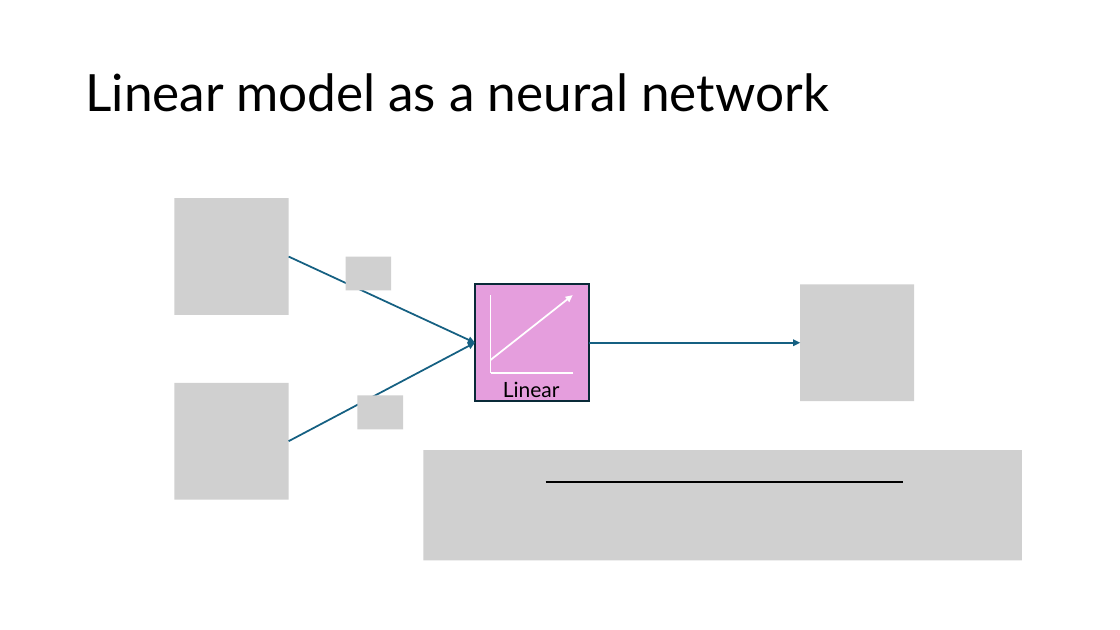
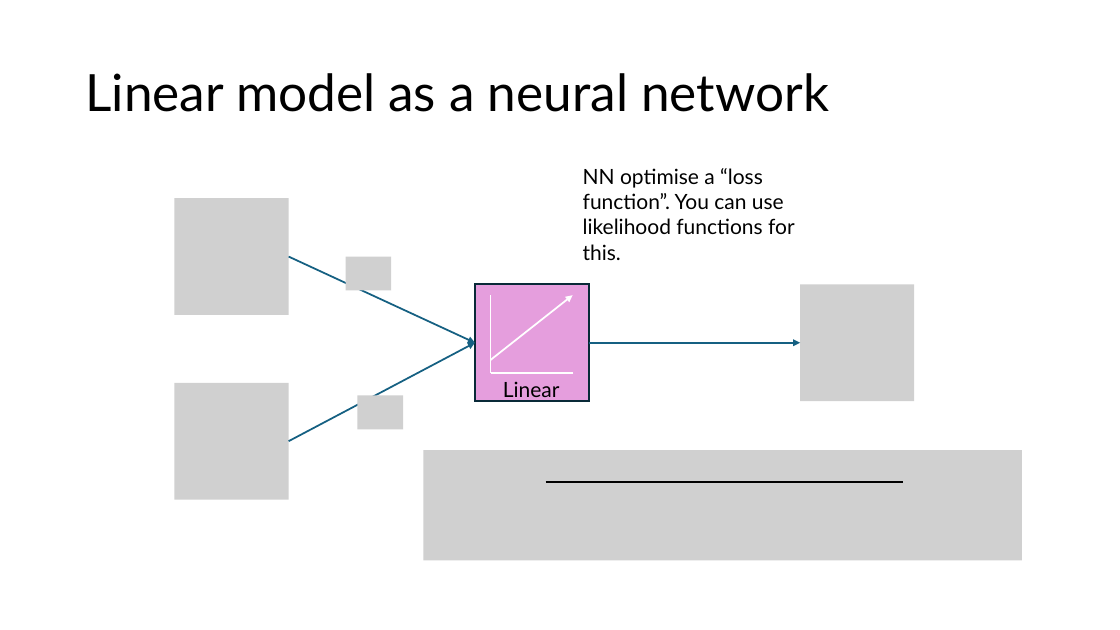
Before and after one commit to DeonRoos/stats-for-biologists, a slide deck: slide 15 of Lectures/BI3010 Lecture XX Large Language Models.pptx. Drawn at 1120x630 pixels with LibreOffice and Linux fonts; fonts in the diff are those of the drawing; grey boxes stand for pictures. Boxes give left, top, right and bottom in pixels: in the first picture for what was removed or moved away, otherwise in the second. Text is boxed around its words. In the diff, an @@ line names an element or a change of style, - is before the commit and + after.

```diff
--- a/Lectures/BI3010 Lecture XX Large Language Models.pptx
+++ b/Lectures/BI3010 Lecture XX Large Language Models.pptx
@@ text added at [583,168,795,260], 18 pt, text #000000 @@
+NN optimise a “loss function”. You can use likelihood functions for this.
```
Also in this commit, not shown: 3 other slides changed.
